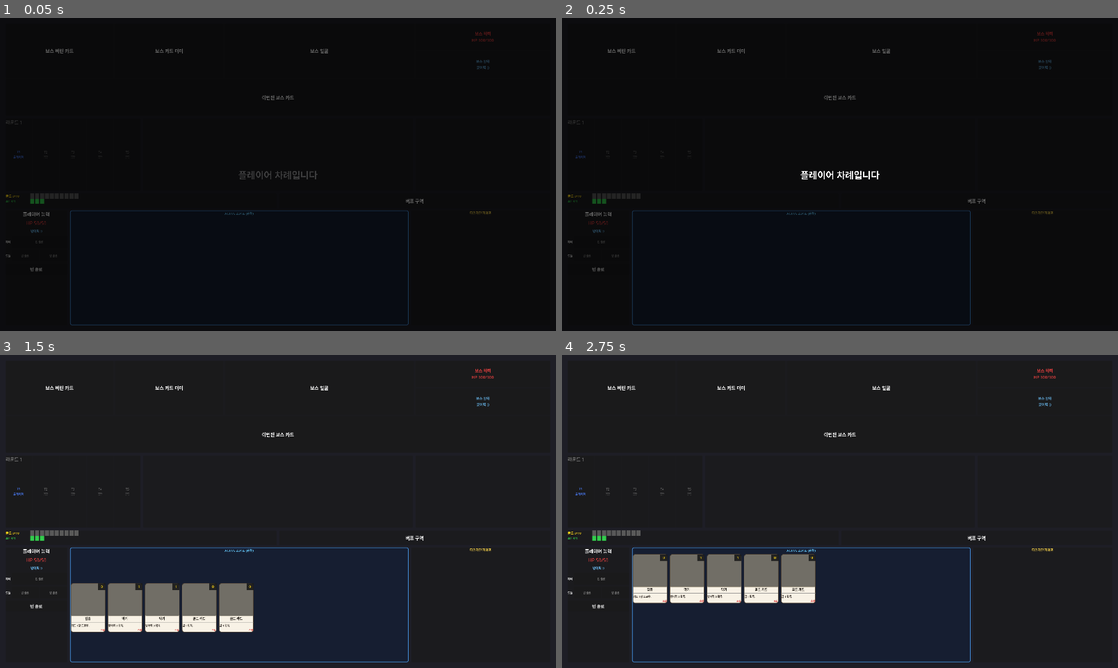
Above: before the commit, frames 1-4 (two rows, left to right).
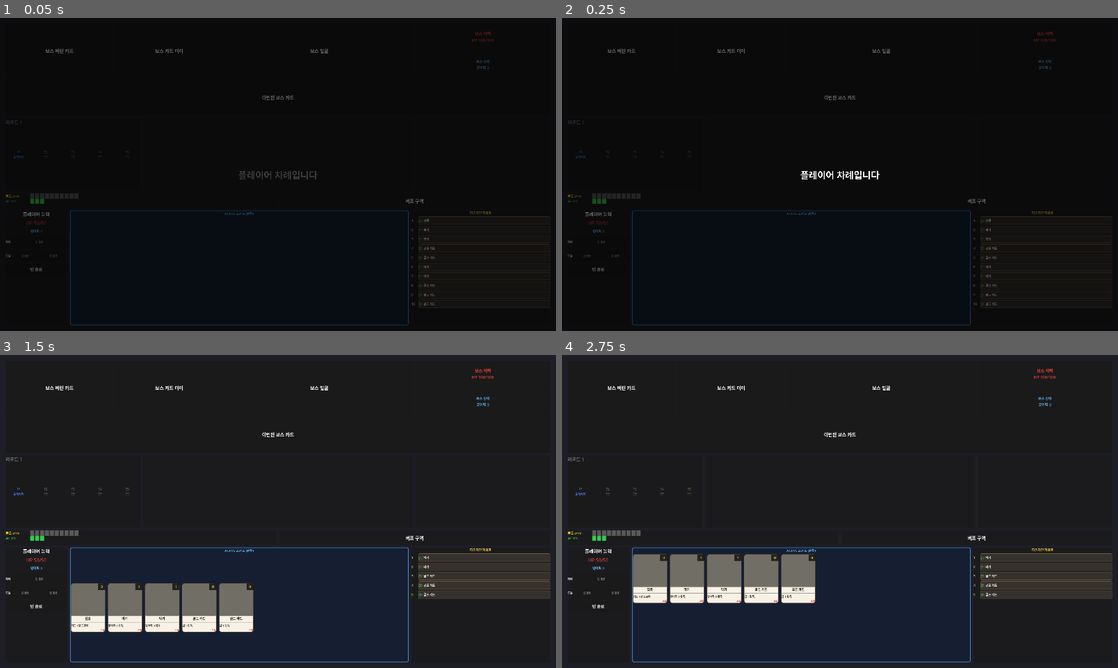
Above: after the commit, the same moments.

Repository: Bobby-Kang/boss-raid-card-game
Game: Godot game, scene res://scenes/main/main_scene.tscn
The game is run twice, just before and just after one commit, with the same random seed, the same clock (stepped at 60 frames per second) and the same inputs.
Inputs:
- Up to frame 1 (0.05 s): no input
- Up to frame 2 (0.25 s): no input
- Up to frame 3 (1.5 s): tap Enter at 0.5 s; tap Space at 1.25 s
- Up to frame 4 (2.75 s): tap Enter at 2 s

The runs differ from the first frame. In frame 1, 0.4% of the frame differs, in the area x 74-99%, y 63-93%; in frame 2, 0.4%; in frame 3, 3.1%, in the area x 74-99%, y 63-78%; in frame 4, 3.1%.
Error before the commit: Invalid assignment of property or key 'theme_override_constants_separation' with value of type 'int' on a base object of type 'HBoxContainer'. (res://scripts/m…

Commit message:
fix: hbox.theme_override_constants_separation → add_theme_constant_override
Co-Authored-By: Claude Sonnet 4.6 <noreply@anthropic.com>

Diff:
--- a/scripts/main/main_scene.gd
+++ b/scripts/main/main_scene.gd
@@ -286,7 +286,7 @@
 	mini.add_theme_stylebox_override("panel", style)
 
 	var hbox := HBoxContainer.new()
-	hbox.theme_override_constants_separation = 4
+	hbox.add_theme_constant_override("separation", 4)
 
 	var cost_lbl := Label.new()
 	cost_lbl.text = "[%d]" % card.data.cost
